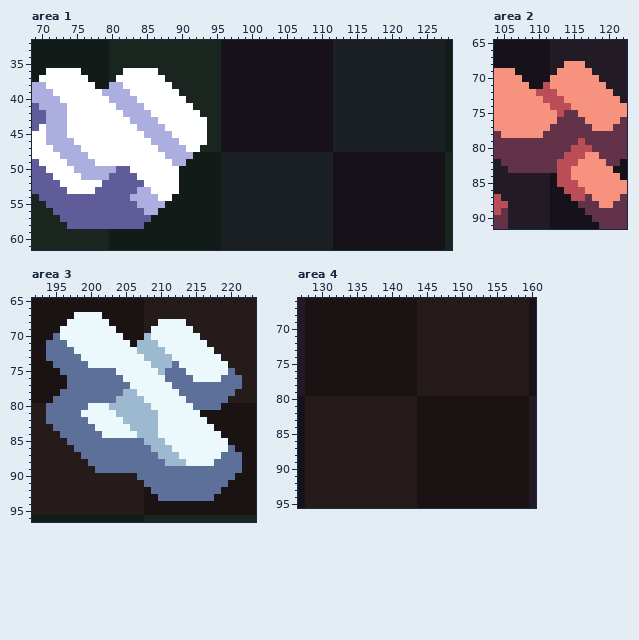
One commit to this pixel-art file: assets/sprites/atlas/small-stuff-atlas.ase. The picture above is the old version.
736x736 pixels, 1 frame. Colours within 5 levels of each other are drawn and written as one. Shown: area 1: x 69..128, y 32..61; area 2: x 104..122, y 65..91; area 3: x 192..223, y 65..96; area 4: x 127..160, y 66..95. The commit also changed other parts of the picture, which this record leaves out.
The result:
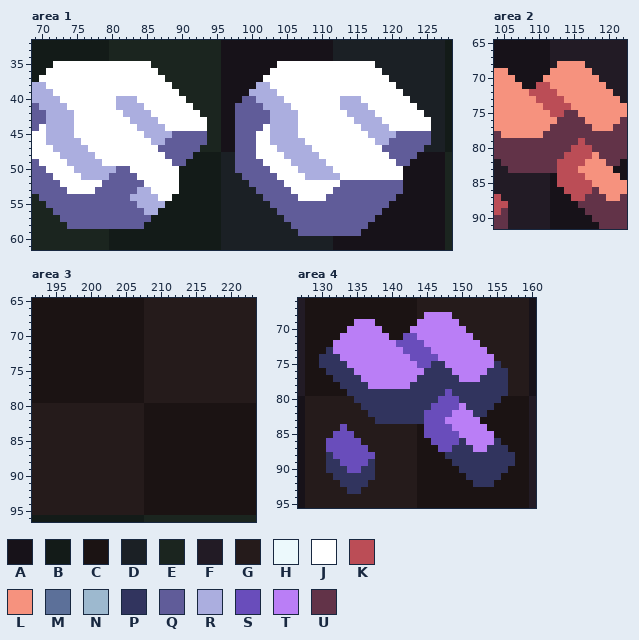
Palette (. is transparent): A #171219  B #131b18  C #1b1313  D #1b2025  E #1b251f  F #221b25  G #251b1b  H #ecf9fc  J #ffffff  K #bb4d56  L #f6927e  M #5c7099  N #9db9cf  P #31345e  Q #605c99  R #abaedf  S #694dbb  T #ba7ef6  U #623348
What changed:
Changed rows in their new state; - is an unchanged pixel.
Area 1, layer "Layer 2":
first column x 72:
35 JJJJJJJJJJJJJJ------------------JJJJJJJJJJJJJJ--------
36 ----JJJJJJ---------------------JJJJJJJJJJJJJJJJ-------
37 -----JJJJ---------------------JJJJJJJJJJJJJJJJJJ------
38 ------JJJJ-------------------RRJJJJJJJJJJJJJJJJJJ-----
39 -------JJJJ-----------------RRRRJJJJJJJJJJJJJJJJJJ----
40 --------J------------------QQRRRRJJJJJJJJRRRJJJJJJJ---
41 --------------------------QQQQRRRRJJJJJJJRRRRJJJJJJJ--
42 --R-----------------------QQQQQRRRRJJJJJJJRRRRJJJJJJJ-
43 --R-----------------------QQQQQRRRRJJJJJJJJRRRRJJJJJJJ
44 --R-----------------------QQQQJRRRRJJJJJJJJJRRRRJJJJJJ
45 --R--------------QQQQQ----QQQJJRRRRJJJJJJJJJJRRRRQQQQQ
46 ---R------------QQQQQQ----QQQJJRRRRRJJJJJJJJJJRRQQQQQQ
47 ----R----------QQQQQQ-----QQQJJJRRRRRJJJJJJJJJJQQQQQQ-
48 -----R----------QQQQ------QQQJJJJRRRRRJJJJJJJJJJQQQQ--
49 ------R----------QQ-------QQQQJJJJRRRRRJJJJJJJJJJQQ---
50 --------------------------QQQQQJJJJRRRRRJJJJJJJJJJ----
51 ---------------------------QQQQQJJJJRRRRRJJJJJJJJJ----
52 ----------------------------QQQQQJJJJJJJJQQQQQQQQQ----
53 -----------------------------QQQQQJJJJJJQQQQQQQQQQ----
54 ------------------------------QQQQQJJJJQQQQQQQQQQ-----
55 -------------------------------QQQQQQQQQQQQQQQQQ------
56 --------------------------------QQQQQQQQQQQQQQQ-------
57 ---------------------------------QQQQQQQQQQQQQ--------
58 ----------------------------------QQQQQQQQQQQ---------
59 -----------------------------------QQQQQQQQQ----------
Area 2, layer "Layer 2":
first column x 106:
68 -------L
69 A-----L-
70 -A---L--
71 --A-K---
72 ---K----
73 ----K---
74 -----K--
75 ------K-
first column x 115:
81 --K---
82 -K----
83 K-----
84 KK----
85 -KK---
86 --KU--
87 ---UU-
88 ----UU
Area 3, layer "Layer 2":
first column x 194:
67 ----CCCC--------------------
68 ---CCCCCC-------GGGG--------
69 --CCCCCCCC-----GGGGGG-------
70 -CCCCCCCCCC---GGGGGGGG------
71 CCCCCCCCCCCC-CGGGGGGGGG-----
72 CCCCCCCCCCCCCCGGGGGGGGGG----
73 CCCCCCCCCCCCCCGGGGGGGGGGG---
74 -CCCCCCCCCCCCCGGGGGGGGGGGG--
75 --CCCCCCCCCCCCGGGGGGGGGGGGG-
76 ---CCCCCCCCCCCGGGGGGGGGGGGGG
77 ---CCCCCCCCCCCGGGGGGGGGGGGGG
78 --CCCCCCCCCCCCGGGGGGGGGGGGG-
79 -CCCCCCCCCCCCCGGGGGGGGGGGG--
80 GGGGGGGGGGGGGGCCCCCCCCCCC---
81 GGGGGGGGGGGGGGCCCCCCCC------
82 GGGGGGGGGGGGGGCCCCCCCCC-----
83 -GGGGGGGGGGGGGCCCCCCCCCC----
84 --GGGGGGGGGGGGCCCCCCCCCCC---
85 ---GGGGGGGGGGGCCCCCCCCCCCC--
86 ----GGGGGGGGGGCCCCCCCCCCCCC-
87 -----GGGGGGGGGCCCCCCCCCCCCCC
88 ------GGGGGGGGCCCCCCCCCCCCCC
89 -------GGGGGGGCCCCCCCCCCCCCC
90 -------------GCCCCCCCCCCCCC-
91 --------------CCCCCCCCCCCC--
92 ---------------CCCCCCCCCC---
93 ----------------CCCCCCCC----
Area 4, layer "Layer 2":
first column x 130:
68 ---------------TTTT---------
69 -----TTT------TTTTTT--------
70 ----TTTTT----TTTTTTTT-------
71 ---TTTTTTT--SSTTTTTTTT------
72 --TTTTTTTTTSSSSTTTTTTTT-----
73 -PTTTTTTTTTTSSSSTTTTTTTT----
74 PPPTTTTTTTTTTSSSSTTTTTTTT---
75 PPPPTTTTTTTTTTSSPPTTTTTTTP--
76 -PPPPTTTTTTTTTTPPPPTTTTTPPP-
77 --PPPPTTTTTTTTPPPPPPTTTPPPP-
78 ---PPPPTTTTTTPPPPPPPPPPPPPP-
79 ----PPPPPPPPPPPPPPSPPPPPPPP-
80 -----PPPPPPPPPPPPSSSPPPPPP--
81 ------PPPPPPPPPPSSSSTPPPP---
82 -------PPPPPPPPSSSSTTTPP----
83 --------PPPPPPPSSSTTTTT-----
84 ---S-----------SSSSTTTTT----
85 --SSS----------SSSSSTTTTT---
86 -SSSSS----------SSSSPTTTTP--
87 -SSSSSS----------SSPPPTTPPP-
88 -PSSSSSS----------PPPPPPPPPP
89 -PPSSSSP-----------PPPPPPPPP
90 -PPPSSPP------------PPPPPPP-
91 --PPPPPP-------------PPPPP--
92 ---PPPP---------------PPP---
93 ----PP----------------------
